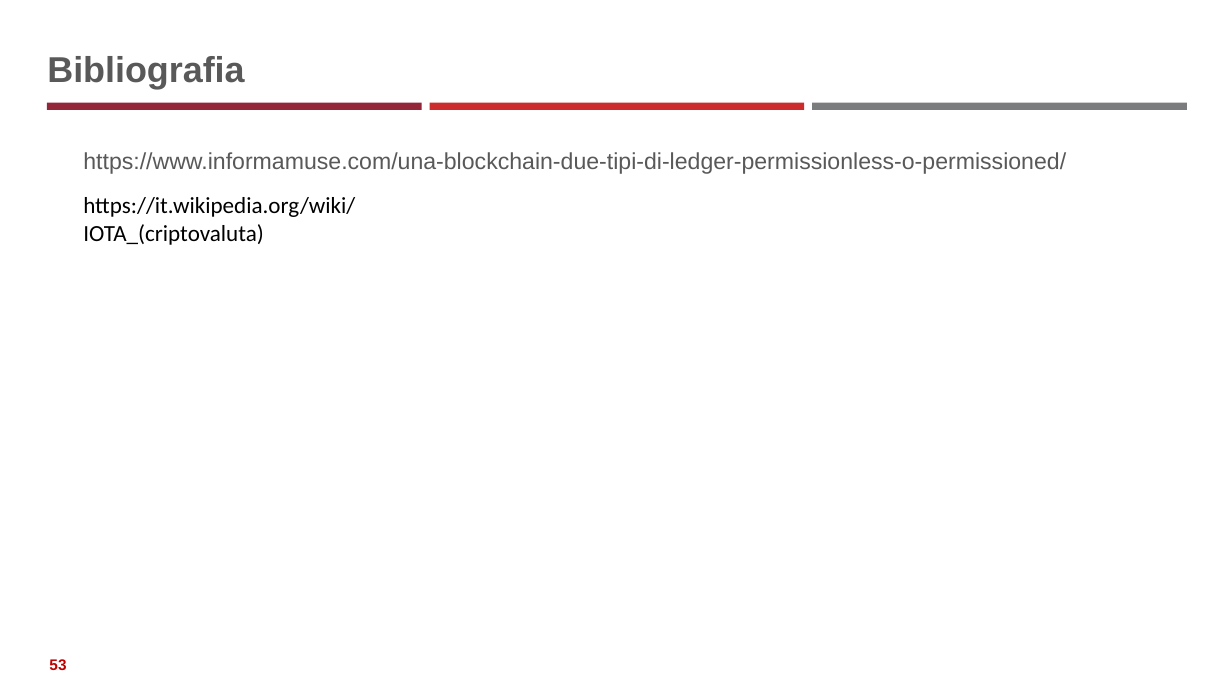
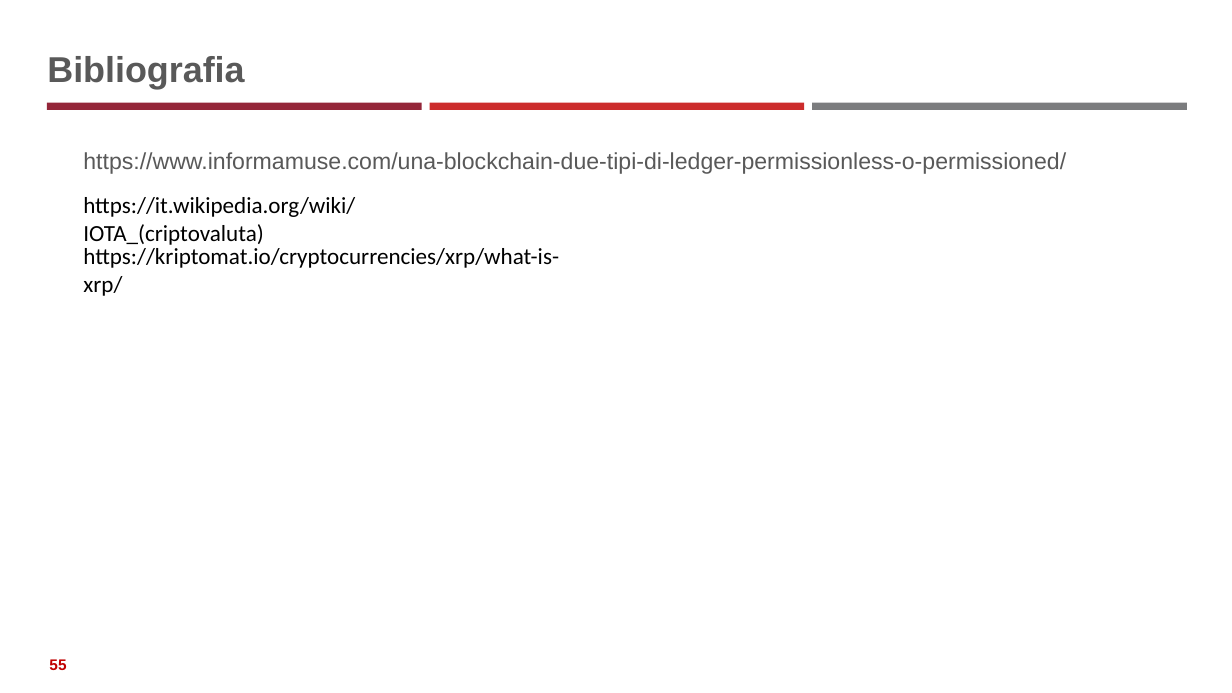
Before and after one commit to neural1977/data_science_interview_material, a slide deck: slide 55 of Assicurazioni/Distributed Ledger Technology_ita.pptx (slide 53 before the commit). Drawn at 1232x693 pixels with LibreOffice and Linux fonts; fonts in the diff are those of the drawing. Boxes give left, top, right and bottom in pixels: in the first picture for what was removed or moved away, otherwise in the second. Text is boxed around its words. In the diff, an @@ line names an element or a change of style, - is before the commit and + after.

```diff
--- a/Assicurazioni/Distributed Ledger Technology_ita.pptx
+++ b/Assicurazioni/Distributed Ledger Technology_ita.pptx
@@ text added at (83, 248, 559, 296), 18 pt, text #000000 @@
+https://kriptomat.io/cryptocurrencies/xrp/what-is-xrp/
@@ page number at (49, 659, 66, 670): text changed @@
-53
+55
```
Also in this commit, not shown: 1 other slide changed, 2 slides added, 4 other files.
